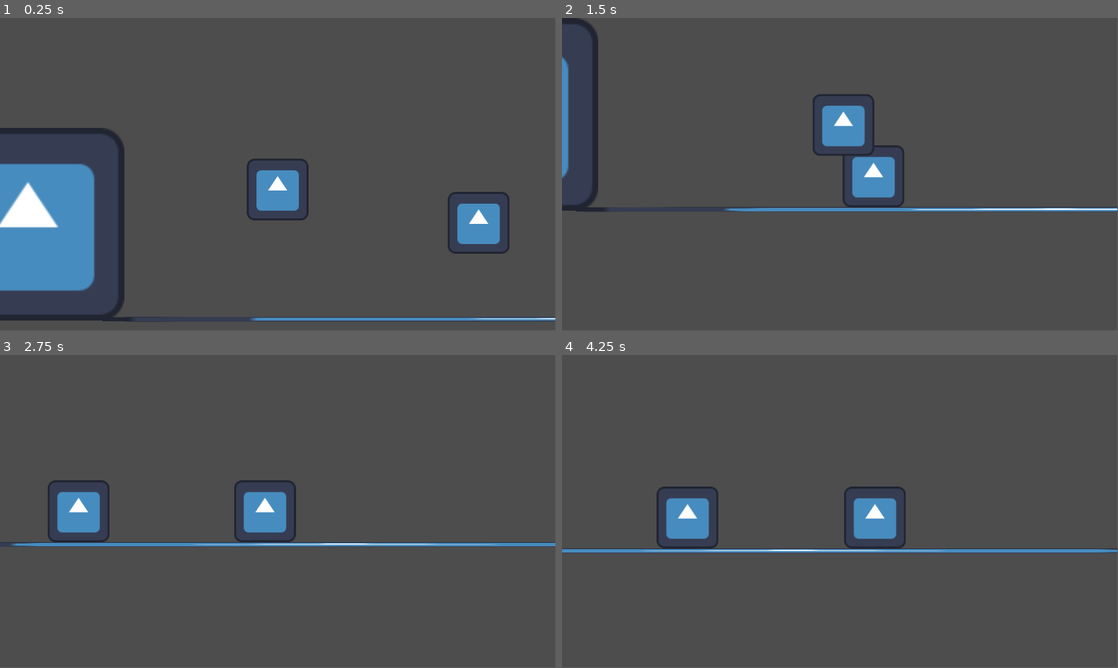
Above: before the commit, frames 1-4 (two rows, left to right).
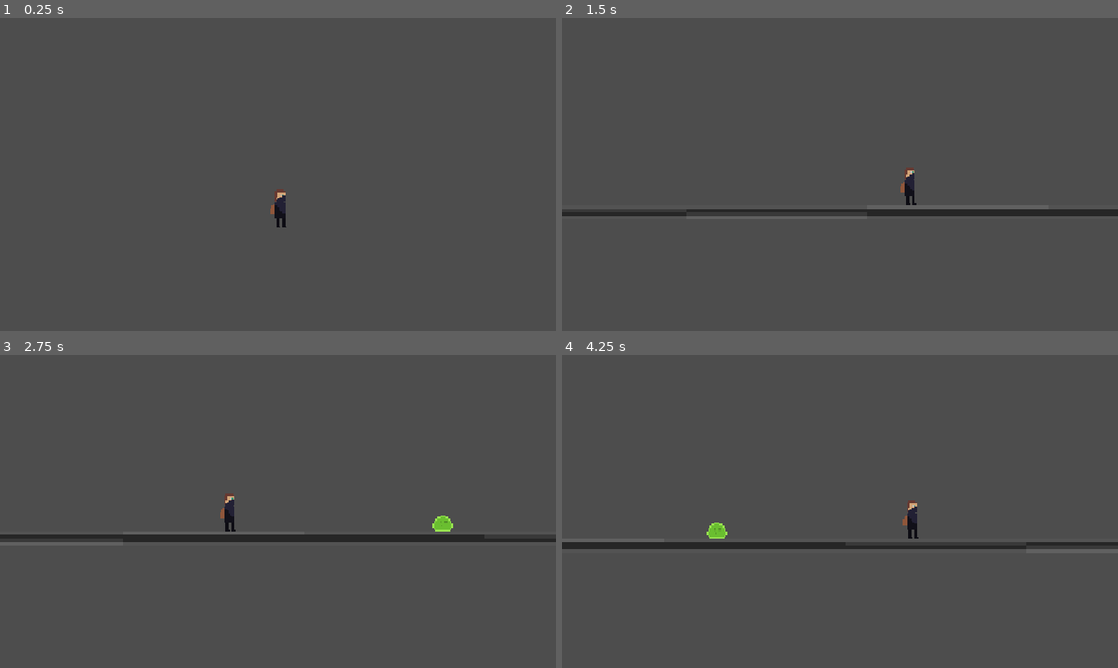
Above: after the commit, the same moments.

Repository: Throwablebrick/cave-game
Game: Godot game, scene res://scenes/test.tscn
Same seed, same stepped clock (60 frames per second), same inputs: the game is played once before the commit and once after it. The engine's default icon, where the game draws it, is replaced by a stand-in: a white triangle on a blue panel in a dark square.
Inputs:
- Up to frame 1 (0.25 s): no input
- Up to frame 2 (1.5 s): tap Enter (ui_accept) at 0.5, 0.77 s; hold Right (ui_right) from 0.53 s (still down)
- Up to frame 3 (2.75 s): tap Enter (ui_accept) at 1.52 s; release Right (ui_right) at 2.03 s; hold Left (ui_left) from 2.03 s (still down)
- Up to frame 4 (4.25 s): release Left (ui_left) at 2.78 s; hold Right (ui_right) from 2.78 s (still down); tap Enter (ui_accept) at 3.02, 3.77 s
In our replay, the window is 799x449 before the commit and 800x450 after it. These sizes can differ from the game's own. Grey fills any space a smaller window leaves; there, only what the larger window draws over its background counts as a difference.

The runs differ from the first frame. In frame 1, 12% of the frame differs, in the area x 0-100%, y 35-97%; in frame 2, 6.4%; in frame 3, 6.2%; in frame 4, 6.0%.

Commit message:
damage works as a variable that goes down and now we have some art

Diff:
--- a/project.godot
+++ b/project.godot
@@ -15,6 +15,10 @@
 config/features=PackedStringArray("4.4", "Forward Plus")
 config/icon="res://art/icon.svg"
 
+[display]
+
+window/stretch/mode="canvas_items"
+
 [layer_names]
 
 2d_physics/layer_1="world"
@@ -22,3 +26,7 @@
 2d_physics/layer_3="player_hitbox"
 2d_physics/layer_4="enemies"
 2d_physics/layer_5="enemy_sight"
+
+[rendering]
+
+textures/canvas_textures/default_texture_filter=0
--- a/scenes/frog.tscn
+++ b/scenes/frog.tscn
@@ -1,20 +1,20 @@
 [gd_scene load_steps=5 format=3 uid="uid://cd7rrlyt4e6v5"]
 
-[ext_resource type="Texture2D" uid="uid://d17rot78fw0b0" path="res://art/icon.svg" id="1_mqod6"]
 [ext_resource type="Script" uid="uid://c4lbgdom5500h" path="res://scripts/frog.gd" id="1_qyo2l"]
+[ext_resource type="Texture2D" uid="uid://c45kuq4v1acte" path="res://art/Slime.png" id="2_qyo2l"]
 
 [sub_resource type="RectangleShape2D" id="RectangleShape2D_qyo2l"]
-size = Vector2(128, 128)
+size = Vector2(12, 10)
 
 [sub_resource type="CircleShape2D" id="CircleShape2D_rq8tc"]
-radius = 312.41
+radius = 160.153
 
 [node name="frog" type="CharacterBody2D"]
 collision_layer = 8
 script = ExtResource("1_qyo2l")
 
 [node name="Sprite2D" type="Sprite2D" parent="."]
-texture = ExtResource("1_mqod6")
+texture = ExtResource("2_qyo2l")
 
 [node name="CollisionShape2D" type="CollisionShape2D" parent="."]
 shape = SubResource("RectangleShape2D_qyo2l")
@@ -27,8 +27,9 @@
 shape = SubResource("CircleShape2D_rq8tc")
 
 [node name="Timer" type="Timer" parent="."]
-wait_time = 3.0
+wait_time = 1.14
 autostart = true
 
 [connection signal="body_entered" from="Area2D" to="." method="_on_area_2d_body_entered"]
+[connection signal="body_exited" from="Area2D" to="." method="_on_area_2d_body_exited"]
 [connection signal="timeout" from="Timer" to="." method="_on_timer_timeout"]
--- a/scenes/platform.tscn
+++ b/scenes/platform.tscn
@@ -1,7 +1,7 @@
 [gd_scene load_steps=4 format=3 uid="uid://bolctf21jpyf2"]
 
-[ext_resource type="Texture2D" uid="uid://d17rot78fw0b0" path="res://art/icon.svg" id="1_mi635"]
 [ext_resource type="Script" uid="uid://b06qc7jiw5rcs" path="res://scripts/platform.gd" id="1_s8bxr"]
+[ext_resource type="Texture2D" uid="uid://c6kvuy6ghdlxq" path="res://art/med_plat.png" id="2_nlgqw"]
 
 [sub_resource type="RectangleShape2D" id="RectangleShape2D_s8bxr"]
 size = Vector2(1, 1)
@@ -16,4 +16,4 @@
 shape = SubResource("RectangleShape2D_s8bxr")
 
 [node name="Sprite2D" type="Sprite2D" parent="StaticBody2D"]
-texture = ExtResource("1_mi635")
+texture = ExtResource("2_nlgqw")
--- a/scenes/player.tscn
+++ b/scenes/player.tscn
@@ -1,16 +1,16 @@
 [gd_scene load_steps=6 format=3 uid="uid://c7fhny8wdjn3"]
 
 [ext_resource type="Script" uid="uid://uxg4hkbegm4p" path="res://scripts/character_body_2d.gd" id="1_onrkg"]
-[ext_resource type="Texture2D" uid="uid://d17rot78fw0b0" path="res://art/icon.svg" id="2_i3pqv"]
+[ext_resource type="Texture2D" uid="uid://bnjynkt4lkvre" path="res://art/player.png" id="2_g2els"]
 
 [sub_resource type="RectangleShape2D" id="RectangleShape2D_onrkg"]
-size = Vector2(128, 128)
+size = Vector2(10, 26)
 
 [sub_resource type="RectangleShape2D" id="RectangleShape2D_g2els"]
-size = Vector2(135.5, 37)
+size = Vector2(21.75, 4.25)
 
 [sub_resource type="RectangleShape2D" id="RectangleShape2D_i3pqv"]
-size = Vector2(120, 120)
+size = Vector2(8, 24)
 
 [node name="CharacterBody2D" type="CharacterBody2D"]
 collision_layer = 2
@@ -20,17 +20,19 @@
 shape = SubResource("RectangleShape2D_onrkg")
 
 [node name="Sprite2D" type="Sprite2D" parent="."]
-texture = ExtResource("2_i3pqv")
+texture = ExtResource("2_g2els")
 
 [node name="Area2D2" type="Area2D" parent="Sprite2D"]
 
 [node name="CollisionShape2D" type="CollisionShape2D" parent="Sprite2D/Area2D2"]
-position = Vector2(132, 0)
+position = Vector2(16, 0.125)
 shape = SubResource("RectangleShape2D_g2els")
 disabled = true
 
 [node name="Camera2D" type="Camera2D" parent="."]
+zoom = Vector2(3, 3)
 position_smoothing_enabled = true
+position_smoothing_speed = 4.0
 
 [node name="Area2D" type="Area2D" parent="."]
 collision_layer = 4
@@ -38,3 +40,5 @@
 
 [node name="CollisionShape2D" type="CollisionShape2D" parent="Area2D"]
 shape = SubResource("RectangleShape2D_i3pqv")
+
+[connection signal="body_entered" from="Area2D" to="." method="_on_area_2d_body_entered"]
--- a/scripts/character_body_2d.gd
+++ b/scripts/character_body_2d.gd
@@ -1,11 +1,13 @@
 extends CharacterBody2D
 
-const GRAVITY = 1500
-const JUMP_SMOOTH = 100
+const GRAVITY = 1000
+const JUMP_SMOOTH = 50
 const ACCEL = 10
 const DECCEL = 15
-const SPEED = 400.0
-const JUMP_VELOCITY = -600.0
+const SPEED = 200.0
+const JUMP_VELOCITY = -300.0
+
+var health = 8
 
 
 func _physics_process(delta: float) -> void:
@@ -39,3 +41,10 @@
 		velocity.x = move_toward(velocity.x, 0, DECCEL)
 
 	move_and_slide()
+
+func damage(amount: int):
+	health -= amount
+	print(health)
+
+func _on_area_2d_body_entered(body: Node2D) -> void:
+	damage(body.damage)
--- a/scripts/frog.gd
+++ b/scripts/frog.gd
@@ -4,13 +4,15 @@
 @onready var sprite_2d: Sprite2D = $Sprite2D
 @onready var collision_shape_2d: CollisionShape2D = $CollisionShape2D
 
-const SPEED = 400
-const JUMP_SPEED = -600
-const GRAVITY = 1500
+const SPEED = 150
+const JUMP_SPEED = -150
+const GRAVITY = 800
+const damage = 1
 
 var found: bool
 var destination: Vector2
 var jump_ready = true
+var target
 
 # Called when the node enters the scene tree for the first time.
 func _ready() -> void:
@@ -24,6 +26,7 @@
 	else:
 		velocity.x = 0
 	if found:
+		destination=target.position
 		if jump_ready:
 			jump_ready = false
 			if frog.position.x>destination.x:
@@ -35,7 +38,7 @@
 
 func _on_area_2d_body_entered(body: Node2D) -> void:
 	found=true
-	destination=body.position
+	target=body
 	print('guy entered at (%d, %d)' % [destination.x, destination.y])
 
 
@@ -43,3 +46,7 @@
 	if is_on_floor():
 		jump_ready=true
 		print('jump ready (%d, %d)' % [destination.x, destination.y])
+
+
+func _on_area_2d_body_exited(body: Node2D) -> void:
+	found = false
--- a/scripts/platform.gd
+++ b/scripts/platform.gd
@@ -10,7 +10,7 @@
 # Called when the node enters the scene tree for the first time.
 func _ready() -> void:
 	collision_shape_2d.scale = Vector2(width, height)
-	sprite_2d.scale = Vector2((width/128), (height/128))
+	sprite_2d.scale = Vector2((width/16), (height/4))
 
 
 # Called every frame. 'delta' is the elapsed time since the previous frame.
Binary file added: art/Skeleton.png
Not shown, added: art/Skeleton.png.import
Binary file added: art/Slime.png
Not shown, added: art/Slime.png.import
Binary file added: art/gary.png
Not shown, added: art/gary.png.import
Binary file added: art/med_plat.png
Not shown, added: art/med_plat.png.import
Binary file added: art/player.png
Not shown, added: art/player.png.import
Binary file added: art/small_plat.png
Not shown, added: art/small_plat.png.import
